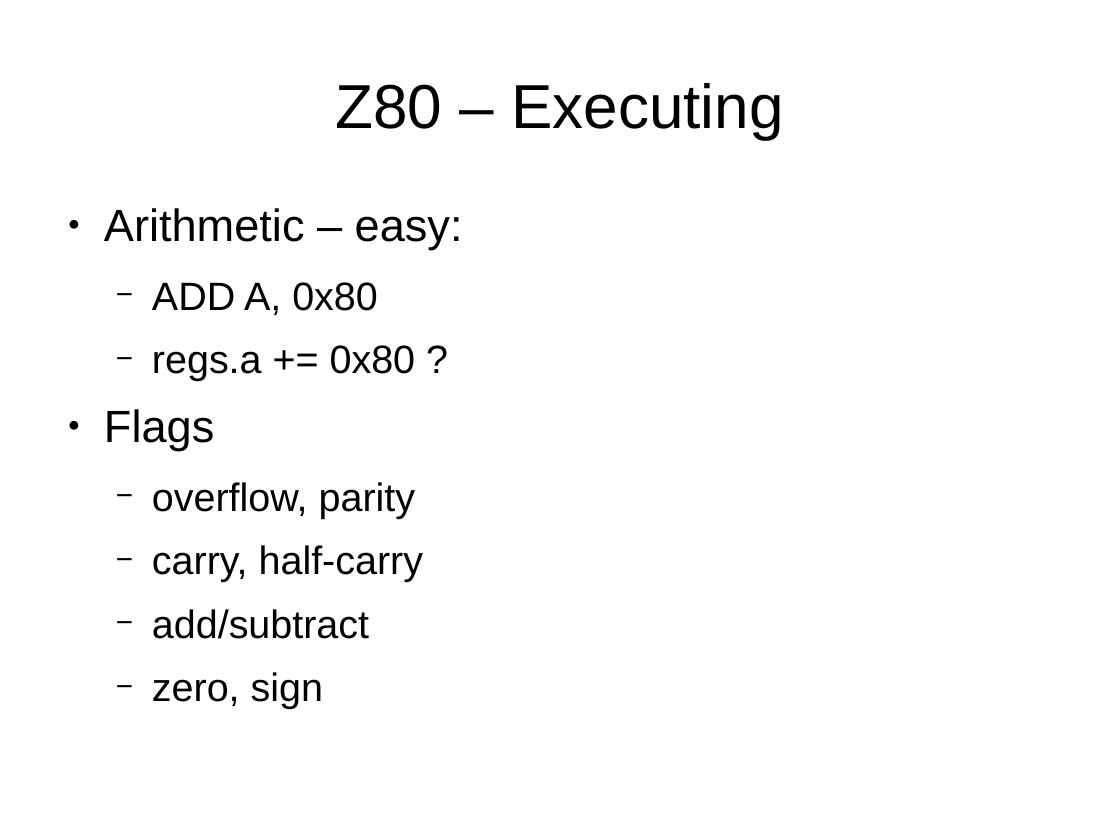
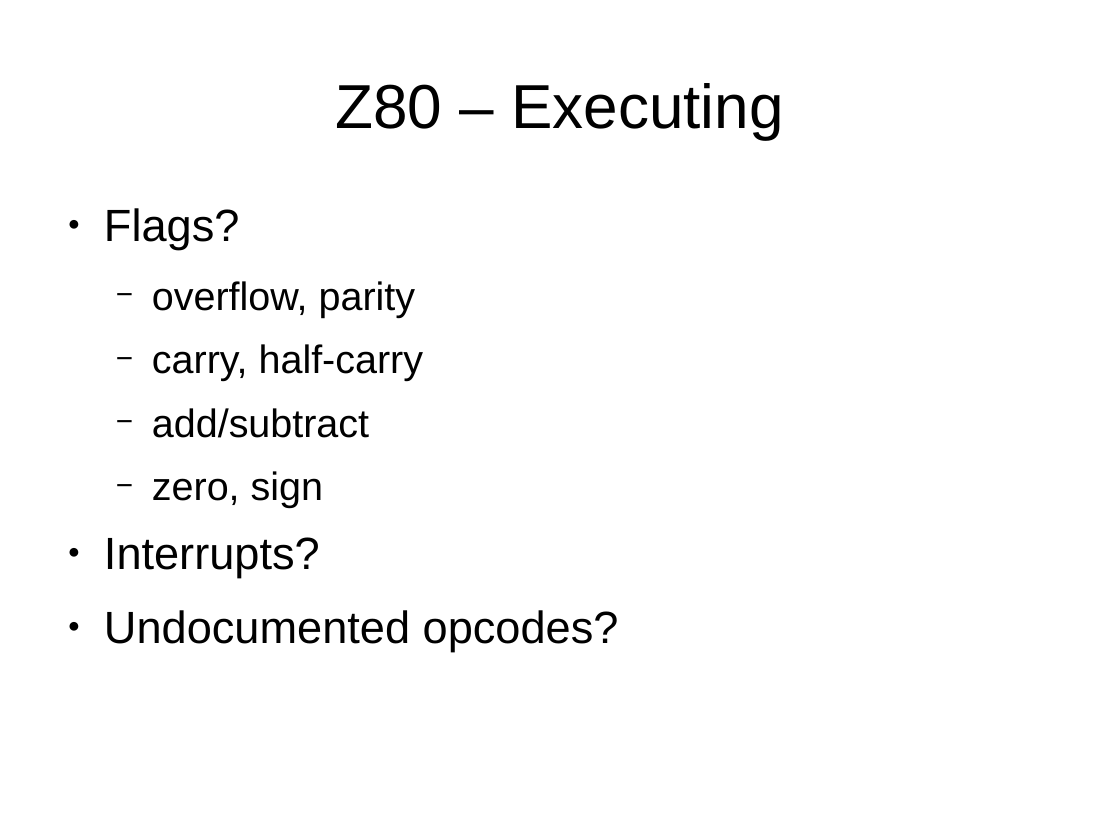
Before and after one commit to mattgodbolt/miracle-sms-emulator, a slide deck: slide 11 of emulating.odp (slide 10 before the commit). Drawn at 1120x840 pixels with LibreOffice and Linux fonts; fonts in the diff are those of the drawing. Boxes give left, top, right and bottom in pixels: in the first picture for what was removed or moved away, otherwise in the second. Text is boxed around its words. In the diff, an @@ line names an element or a change of style, - is before the commit and + after.

```diff
--- a/emulating.odp
+++ b/emulating.odp
@@ text at <box>104,208,239,250</box>: text changed; size 28 to 32 pt @@
-● Arithmetic – easy:
-  − ADD A, 0x80
-  − regs.a += 0x80 ?
-● Flags
+● Flags?
@@ text at <box>104,537,619,652</box>: paragraphs added @@
+● Interrupts?
+● Undocumented opcodes?
```
Also in this commit, not shown: 7 other slides changed, 14 slides added, 1 slide removed, 5 other files.
